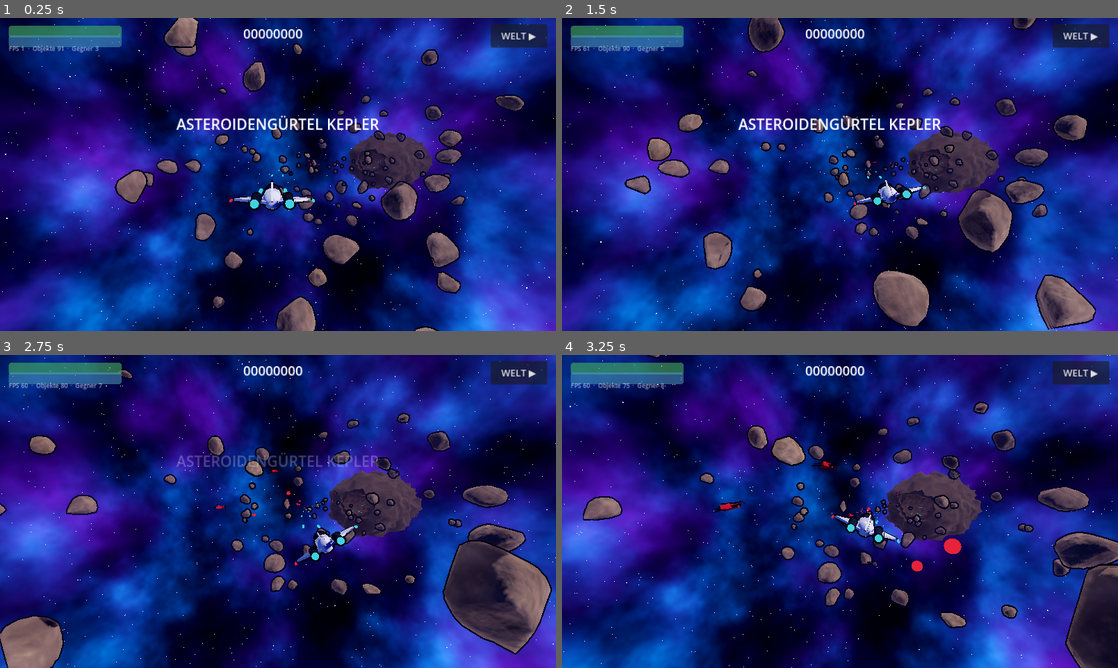
Above: before the commit, frames 1-4 (two rows, left to right).
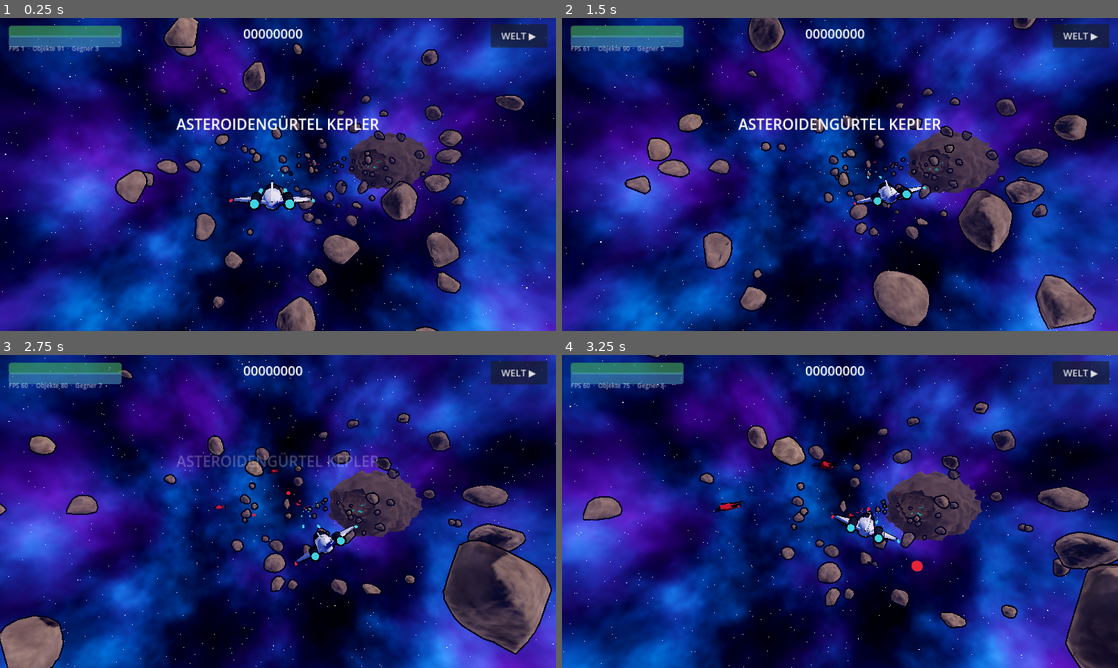
Above: after the commit, the same moments.

Repository: benjamin1-bot/nova-squadron
Game: Godot game, scene res://main.tscn
The game is run twice, just before and just after one commit, with the same random seed, the same clock (stepped at 60 frames per second) and the same inputs.
Inputs (mouse positions are in pixels of both pictures, inside the frame that each line leads up to):
- Up to frame 1 (0.25 s): no input
- Up to frame 2 (1.5 s): move the mouse to (962, 158) at 0.52 s; hold D 0.53-1.25 s; click (962, 158) at 0.67 s; drag from (728, 190) to (812, 237) at 1.27 s
- Up to frame 3 (2.75 s): move the mouse to (333, 442) at 2.02 s; hold D from 2.03 s (still down)
- Up to frame 4 (3.25 s): release D at 2.75 s; drag from (812, 574) to (673, 464) at 2.77 s

The runs differ from the first frame. In frame 1, 0.2% of the frame differs, in the area x 30-94%, y 0-100%; in frame 2, 0.5%; in frame 3, 0.6%, in the area x 0-98%, y 19-99%; in frame 4, 0.4%.

Commit message:
Godot: Lava/Wasser-Pegel, Gesteinstextur mit Rissen, größere Kristalle, Gegnerschüsse nicht mehr vor der Kamera
Co-Authored-By: Claude Opus 5.5 <noreply@anthropic.com>
Claude-Session: https://claude.ai/code/session_01JTmDVUsA7YzDjQMUVRdfSx

Diff:
--- a/godot/main.gd
+++ b/godot/main.gd
@@ -16,11 +16,11 @@
 	{"name": "GEFRORENER OZEAN NIFL", "planet": true, "zenith": Color(0.06, 0.2, 0.42), "horizon": Color(0.62, 0.8, 0.95), "neb1": Color(0.2, 0.9, 0.6),
 	 "fog": Color(0.5, 0.68, 0.85), "fogd": 0.0032, "sun": Color(0.92, 0.97, 1.0), "rock": Color(0.75, 0.88, 0.97), "glow": Color(0.45, 0.9, 1.0),
 	 "pal": {"base": Color("2a5a82"), "base2": Color("3a7aa6"), "mid": Color("7ab4d8"), "rock": Color("b8daf0"), "rock2": Color("94c2e2"), "snow": Color("f6faff"), "snow_on": true},
-	 "liquid": Color(0.05, 0.22, 0.36), "liquid_glow": 0.0, "liquid_y": 2.5, "floor_off": -6.0, "tname": "EISHÖHLE"},
+	 "liquid": Color(0.05, 0.22, 0.36), "liquid_glow": 0.0, "liquid_y": -1.0, "floor_off": -3.0, "tname": "EISHÖHLE"},
 	{"name": "LAVAPLANET SURTR", "planet": true, "zenith": Color(0.07, 0.025, 0.02), "horizon": Color(0.5, 0.18, 0.08), "neb1": Color(0.6, 0.2, 0.1),
 	 "fog": Color(0.28, 0.1, 0.05), "fogd": 0.0042, "sun": Color(1.0, 0.78, 0.6), "rock": Color(0.36, 0.29, 0.26), "glow": Color(1.0, 0.45, 0.1),
 	 "pal": {"base": Color("1a1210"), "base2": Color("2a1a14"), "mid": Color("3a2a22"), "rock": Color("4a3a34"), "rock2": Color("5a3020"), "snow": Color("ff6a20"), "snow_on": false},
-	 "liquid": Color(1.0, 0.38, 0.06), "liquid_glow": 2.6, "liquid_y": 0.8, "floor_off": 0.0, "tname": "LAVAHÖHLE"},
+	 "liquid": Color(1.0, 0.38, 0.06), "liquid_glow": 2.6, "liquid_y": -1.6, "floor_off": 0.0, "tname": "LAVAHÖHLE"},
 ]
 var W: Dictionary
 const GY := -18.0
@@ -205,19 +205,22 @@
 	nt.as_normal_map = true
 	nt.bump_strength = 6.0
 	var fn := FastNoiseLite.new()
-	fn.frequency = 0.03
-	fn.fractal_octaves = 5
+	fn.noise_type = FastNoiseLite.TYPE_CELLULAR
+	fn.cellular_return_type = FastNoiseLite.RETURN_DISTANCE2_SUB
+	fn.frequency = 0.035
+	fn.fractal_type = FastNoiseLite.FRACTAL_FBM
+	fn.fractal_octaves = 3
 	nt.noise = fn
 	var ct := NoiseTexture2D.new()
 	ct.width = 256
 	ct.height = 256
 	ct.seamless = true
 	var fn2 := FastNoiseLite.new()
-	fn2.frequency = 0.012
-	fn2.fractal_octaves = 4
+	fn2.frequency = 0.04
+	fn2.fractal_octaves = 5
 	ct.noise = fn2
 	var grad := Gradient.new()
-	grad.set_color(0, Color(0.55, 0.5, 0.45))
+	grad.set_color(0, Color(0.62, 0.58, 0.54))
 	grad.set_color(1, Color(1.0, 0.97, 0.92))
 	ct.color_ramp = grad
 	rock_mat = _toon(Color(0.62, 0.56, 0.5), 0.92)
@@ -262,8 +265,8 @@
 			liquid_mat.uv1_triplanar = true
 			liquid_mat.uv1_scale = Vector3(0.03, 0.03, 0.03)
 		else:
-			liquid_mat.metallic = 0.6
-			liquid_mat.roughness = 0.12
+			liquid_mat.metallic = 0.15
+			liquid_mat.roughness = 0.25
 			liquid_mat.specular_mode = BaseMaterial3D.SPECULAR_SCHLICK_GGX
 	ship_mat = _toon(Color(0.86, 0.88, 0.92), 0.35, 0.6)
 	ship_dark = _toon(Color(0.12, 0.13, 0.16), 0.5, 0.5)
@@ -784,7 +787,7 @@
 	# leuchtende Kristalle an der Innenwand, dazu Lichter
 	var gm := _glow(W.glow, 3.0)
 	var cm := PrismMesh.new()
-	cm.size = Vector3(0.9, 3.2, 0.9)
+	cm.size = Vector3(1.5, 5.5, 1.5)
 	var cnt := 0
 	var sv := s0 + 14.0
 	while sv < s1 - 10.0:
@@ -879,10 +882,10 @@
 	var side := _sm(BX + 14.0, BX + 90.0, ax)
 	var n1 := noise.get_noise_2d(x * 0.025, sv * 0.025)
 	var n2 := noise.get_noise_2d(x * 0.09 + 40.0, sv * 0.09)
-	var h: float = n1 * 3.0 + n2 * 0.8 + W.floor_off * (1.0 - side)
+	var h: float = 1.0 + n1 * 3.5 + n2 * 0.8 + W.floor_off * (1.0 - side)
 	h += side * (14.0 + noise.get_noise_2d(x * 0.011 + 9.0, sv * 0.011) * 26.0 + absf(n1) * 18.0)
 	var river := noise.get_noise_2d(x * 0.008 - 20.0, sv * 0.006)
-	h -= _sm(0.15, 0.35, river) * 7.0 * (1.0 - side * 0.7)
+	h -= _sm(0.1, 0.4, river) * 5.0 * (1.0 - side * 0.7)
 	return h - _tunnel_sink(sv) * 34.0
 
 func _add_chunk(sa: float) -> void:
@@ -1109,7 +1112,7 @@
 			b.node.queue_free()
 			ebullets.remove_at(i)
 			continue
-		if b.s < s - 15.0:
+		if b.s < s - 1.5:
 			b.node.queue_free()
 			ebullets.remove_at(i)
 
